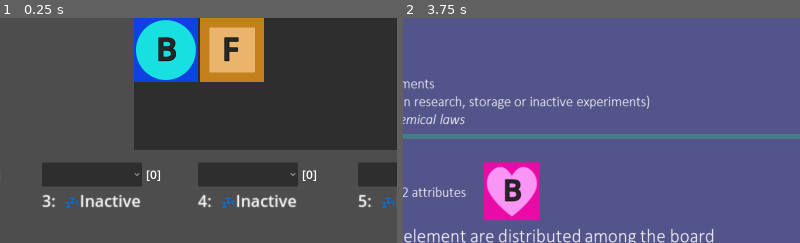
Above: before the commit, frames 1-2 (left to right).
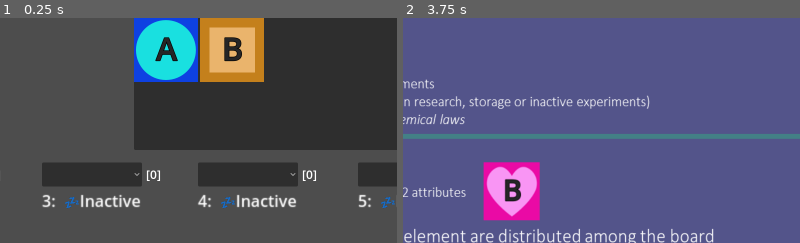
Above: after the commit, the same moments.

Repository: ninjacreeper47/Meriam-s-Trial
Game: Godot game, scene res://Levels/expert_game.tscn
The game is run twice, just before and just after one commit, with the same random seed, the same clock (stepped at 60 frames per second) and the same inputs. This scene is started directly instead of the project's main scene.
Inputs (mouse positions are % of the whole screen's width and height, from its top left):
- Up to frame 1 (0.25 s): no input
- Up to frame 2 (3.75 s): click (9, 35) at 0.52 s; click "B" at 1.25 s; click "B" (after the commit: "A") at 2 s; click (68, 7) at 2.75 s, where only the run before the commit has a clickable "F"; click "HOW TO PLAY" at 3.5 s
The pictures show only the part of the screen within x 38-88%, y 0-50%; the shares and areas given below are measured in that part.

The runs differ from the first frame. In frame 1, 0.5% of the frame differs, in the area x 39-61%, y 8-20%; in frame 2, nothing differs.
Error in both runs: Invalid access to property or key 'essence_goals' on a base object of type 'Node (alchemy.gd)'. (res://ProgressBars.gd:21)

Commit message:
practice experiments part 1

Diff:
--- a/Essence.gd
+++ b/Essence.gd
@@ -1,8 +1,8 @@
 extends TextureButton
 
 #Essense Attributes
-var value = alchemy.value_letters.pick_random()
-var my_type = alchemy.type.pick_random()
+@export_enum("A","B","C","D","E","F" ) var value :String
+@export_enum("Metal","Plant","Star","Water","Friendship") var my_type :String
 
 
 
@@ -34,6 +34,7 @@
 	return randi() % 6 + 1
 
 func _generateIcon():
+
 	var type_iconpath = "res://Assets/%s.svg"
 	type_iconpath = type_iconpath % my_type
 	texture_normal = load(type_iconpath)
--- a/Essence.tscn
+++ b/Essence.tscn
@@ -15,6 +15,8 @@
 scale = Vector2(0.25, 0.25)
 texture_normal = ExtResource("1_als46")
 script = ExtResource("3_4j6pw")
+value = "A"
+my_type = "Plant"
 
 [node name="value_indicator" type="Label" parent="."]
 layout_mode = 0
--- /dev/null
+++ b/Levels/alchemypractice1.tscn
@@ -0,0 +1,146 @@
+[gd_scene load_steps=5 format=3 uid="uid://cedlgc0ig8tpn"]
+
+[ext_resource type="PackedScene" uid="uid://bei423sbo6cig" path="res://storage_container.tscn" id="2_51xqy"]
+[ext_resource type="PackedScene" uid="uid://bq55k435edwi7" path="res://experiment_display.tscn" id="3_d3yfb"]
+[ext_resource type="PackedScene" uid="uid://baom7038jho5x" path="res://Essence.tscn" id="3_w7ruw"]
+[ext_resource type="PackedScene" uid="uid://qut8qjgu8hel" path="res://advance_button.tscn" id="4_o27jm"]
+
+[node name="alchemypractice1" type="Control"]
+layout_mode = 3
+anchors_preset = 15
+anchor_right = 1.0
+anchor_bottom = 1.0
+grow_horizontal = 2
+grow_vertical = 2
+
+[node name="StorageContainer" parent="." instance=ExtResource("2_51xqy")]
+offset_left = 744.0
+offset_top = 512.0
+offset_right = 1008.0
+offset_bottom = 648.0
+metadata/_edit_group_ = true
+
+[node name="StorageBackground" parent="StorageContainer" index="0"]
+offset_right = 1008.0
+offset_bottom = 528.0
+
+[node name="Storage" parent="StorageContainer/StorageBackground" index="0"]
+columns = 5
+capacity = 20
+
+[node name="Essence" parent="StorageContainer/StorageBackground/Storage" index="0" instance=ExtResource("3_w7ruw")]
+layout_mode = 2
+value = "B"
+my_type = "Water"
+
+[node name="Essence2" parent="StorageContainer/StorageBackground/Storage" index="1" instance=ExtResource("3_w7ruw")]
+layout_mode = 2
+value = "B"
+my_type = "Water"
+
+[node name="Essence3" parent="StorageContainer/StorageBackground/Storage" index="2" instance=ExtResource("3_w7ruw")]
+layout_mode = 2
+value = "C"
+my_type = "Star"
+
+[node name="Essence4" parent="StorageContainer/StorageBackground/Storage" index="3" instance=ExtResource("3_w7ruw")]
+layout_mode = 2
+value = "C"
+my_type = "Star"
+
+[node name="Essence5" parent="StorageContainer/StorageBackground/Storage" index="4" instance=ExtResource("3_w7ruw")]
+layout_mode = 2
+value = "D"
+my_type = "Metal"
+
+[node name="Essence6" parent="StorageContainer/StorageBackground/Storage" index="5" instance=ExtResource("3_w7ruw")]
+layout_mode = 2
+value = "D"
+my_type = "Metal"
+
+[node name="Essence7" parent="StorageContainer/StorageBackground/Storage" index="6" instance=ExtResource("3_w7ruw")]
+layout_mode = 2
+value = "E"
+
+[node name="Essence8" parent="StorageContainer/StorageBackground/Storage" index="7" instance=ExtResource("3_w7ruw")]
+layout_mode = 2
+value = "E"
+
+[node name="Essence9" parent="StorageContainer/StorageBackground/Storage" index="8" instance=ExtResource("3_w7ruw")]
+layout_mode = 2
+value = "E"
+
+[node name="ExperimentDisplay" parent="." instance=ExtResource("3_d3yfb")]
+offset_left = 88.0
+offset_top = 224.0
+offset_right = 344.0
+offset_bottom = 832.0
+
+[node name="Experiment1" parent="ExperimentDisplay/ExperimentBackground1" index="0"]
+practice_experiment = true
+
+[node name="Essence" parent="ExperimentDisplay/ExperimentBackground1/Experiment1/column1" index="0" instance=ExtResource("3_w7ruw")]
+layout_mode = 2
+my_type = "Friendship"
+
+[node name="Essence2" parent="ExperimentDisplay/ExperimentBackground1/Experiment1/column2" index="0" instance=ExtResource("3_w7ruw")]
+layout_mode = 2
+value = "B"
+my_type = "Water"
+
+[node name="Essence3" parent="ExperimentDisplay/ExperimentBackground1/Experiment1/column3" index="0" instance=ExtResource("3_w7ruw")]
+layout_mode = 2
+value = "C"
+my_type = "Star"
+
+[node name="SortChoice" parent="ExperimentDisplay" index="2"]
+visible = false
+
+[node name="EssenceCount" parent="ExperimentDisplay" index="3"]
+visible = false
+
+[node name="ExperimentDisplay2" parent="." instance=ExtResource("3_d3yfb")]
+offset_left = 424.0
+offset_top = 224.0
+offset_right = 680.0
+offset_bottom = 832.0
+
+[node name="Experiment1" parent="ExperimentDisplay2/ExperimentBackground1" index="0"]
+practice_experiment = true
+ex_num = 2
+
+[node name="Essence" parent="ExperimentDisplay2/ExperimentBackground1/Experiment1/column1" index="0" instance=ExtResource("3_w7ruw")]
+layout_mode = 2
+my_type = "Friendship"
+
+[node name="Essence2" parent="ExperimentDisplay2/ExperimentBackground1/Experiment1/column2" index="0" instance=ExtResource("3_w7ruw")]
+layout_mode = 2
+my_type = "Friendship"
+
+[node name="Essence3" parent="ExperimentDisplay2/ExperimentBackground1/Experiment1/column3" index="0" instance=ExtResource("3_w7ruw")]
+layout_mode = 2
+value = "D"
+my_type = "Metal"
+
+[node name="ExStatus" parent="ExperimentDisplay2" index="1"]
+text = "2:  💤Inactive "
+status_num = "2"
+
+[node name="SortChoice" parent="ExperimentDisplay2" index="2"]
+visible = false
+
+[node name="EssenceCount" parent="ExperimentDisplay2" index="3"]
+visible = false
+
+[node name="AdvanceButton" parent="." instance=ExtResource("4_o27jm")]
+layout_mode = 0
+offset_left = 848.0
+offset_top = 352.0
+offset_right = 1136.0
+offset_bottom = 448.0
+
+[editable path="StorageContainer"]
+[editable path="ExperimentDisplay"]
+[editable path="ExperimentDisplay/ExperimentBackground1/Experiment1"]
+[editable path="ExperimentDisplay2"]
+[editable path="ExperimentDisplay2/ExperimentBackground1/Experiment1"]
--- a/Levels/main.tscn
+++ b/Levels/main.tscn
@@ -1,18 +1,15 @@
-[gd_scene load_steps=12 format=3 uid="uid://cvya4rcawkcxg"]
+[gd_scene load_steps=11 format=3 uid="uid://cvya4rcawkcxg"]
 
 [ext_resource type="Script" path="res://screenshift.gd" id="1_tdfog"]
 [ext_resource type="PackedScene" uid="uid://xl4jsnrh5oll" path="res://research.tscn" id="2_57rww"]
 [ext_resource type="PackedScene" uid="uid://bq55k435edwi7" path="res://experiment_display.tscn" id="3_wqano"]
-[ext_resource type="Script" path="res://Storage.gd" id="4_ky610"]
+[ext_resource type="PackedScene" uid="uid://bei423sbo6cig" path="res://storage_container.tscn" id="6_d81vx"]
 [ext_resource type="PackedScene" uid="uid://sd0cyqy52ykw" path="res://meta_status.tscn" id="6_qwf21"]
 [ext_resource type="PackedScene" uid="uid://bt0ytr2vo3k77" path="res://ingame_menu.tscn" id="11_cjw6x"]
 [ext_resource type="Script" path="res://TutorialButton.gd" id="13_uul6k"]
 [ext_resource type="Texture2D" uid="uid://bsh0bafsswi66" path="res://Assets/How to Play/Instructions/Slide1.PNG" id="14_nqlfj"]
 [ext_resource type="Script" path="res://howtoplay.gd" id="14_x4fhe"]
 [ext_resource type="PackedScene" uid="uid://he48k77wuxff" path="res://victory_celebration.tscn" id="16_8gp8j"]
-
-[sub_resource type="LabelSettings" id="LabelSettings_tp21d"]
-font_size = 24
 
 [node name="Main" type="Node2D"]
 
@@ -156,32 +153,7 @@
 visible = false
 layout_mode = 2
 
-[node name="StorageContainer" type="Control" parent="Game Screen"]
-layout_mode = 3
-anchors_preset = 0
-offset_left = -216.0
-offset_top = -246.0
-offset_right = 48.0
-offset_bottom = -110.0
-
-[node name="StorageBackground" type="PanelContainer" parent="Game Screen/StorageContainer"]
-layout_mode = 0
-offset_right = 528.0
-offset_bottom = 264.0
-scale = Vector2(0.5, 0.5)
-
-[node name="Storage" type="GridContainer" parent="Game Screen/StorageContainer/StorageBackground"]
-layout_mode = 2
-columns = 4
-script = ExtResource("4_ky610")
-
-[node name="StorageLabel" type="Label" parent="Game Screen/StorageContainer"]
-layout_mode = 0
-offset_left = 64.0
-offset_top = -40.0
-offset_right = 160.0
-text = "Storage"
-label_settings = SubResource("LabelSettings_tp21d")
+[node name="StorageContainer" parent="Game Screen" instance=ExtResource("6_d81vx")]
 
 [node name="TutorialButton" type="Button" parent="Game Screen" node_paths=PackedStringArray("instructions")]
 layout_mode = 0
--- /dev/null
+++ b/advance_button.gd
@@ -0,0 +1,10 @@
+extends Button
+
+
+# Called when the node enters the scene tree for the first time.
+func _ready():
+	visible = false
+# Called every frame. 'delta' is the elapsed time since the previous frame.
+func _process(delta):
+	if alchemy.labatory_stable && alchemy.active_experiments == 2:
+		visible = true
--- /dev/null
+++ b/advance_button.tscn
@@ -0,0 +1,10 @@
+[gd_scene load_steps=2 format=3 uid="uid://qut8qjgu8hel"]
+
+[ext_resource type="Script" path="res://advance_button.gd" id="1_jiq0v"]
+
+[node name="AdvanceButton" type="Button"]
+offset_right = 288.0
+offset_bottom = 80.0
+theme_override_font_sizes/font_size = 64
+text = "NEXT"
+script = ExtResource("1_jiq0v")
--- a/alchemy.gd
+++ b/alchemy.gd
@@ -25,13 +25,7 @@
 
 func _reset():
 	resetting_in_progress = true
-#	active_experiments = 0
-	experiment_nodes = ["storage placeholder"]
-	essence_counts.clear()
-	active_type_counts.clear()
-	labatory_stable = true
-	essence_goal = 0
-	#essence_goals.clear()
+	_clear_game_state()
 	get_tree().unload_current_scene()
 	if (expert_difficulty):
 		get_tree().change_scene_to_file("res://Levels/expert_game.tscn")
@@ -43,7 +37,15 @@
 func _ready():
 	var	my_call = Callable(self,"_on_game_won")
 	game_won.connect(my_call)
+	_clear_game_state()
 
+func _clear_game_state():
+	experiment_nodes = ["storage placeholder"]
+	essence_counts.clear()
+	active_type_counts.clear()
+	labatory_stable = true
+	essence_goal = 0
+	active_experiments = 0
 # Called every frame. 'delta' is the elapsed time since the previous frame.
 func _process(delta):
 	_input_checks()
--- a/experiment.gd
+++ b/experiment.gd
@@ -14,6 +14,7 @@
 var active = false
 var stable = true
 
+@export var practice_experiment = false
 var sorting_style = sort_none
 #make sure the option drop down matches this order oomfie
 enum {sort_none, sort_type,sort_value}
@@ -37,6 +38,12 @@
 		type_counts[i] = 0
 	for i in alchemy.value_letters:
 		value_counts[i] = 0
+	#only relevant if there are statically placed essences in the experiment at the scene level
+	for child in self.get_children():
+		for ess in child.get_children():
+			_add_essence(ess.value,ess.my_type)
+			ess.assigned_experiment = self
+			unsorted_index += 1
 # Called every frame. 'delta' is the elapsed time since the previous frame.
 func _process(delta):
 	pass
@@ -52,6 +59,7 @@
 		active = true
 		alchemy.active_experiments += 1
 	_check_laws()
+
 func _remove_essence(val, type):
 	type_counts[type] -= 1
 	value_counts[val] -= 1
@@ -71,7 +79,10 @@
 	if !active:
 		stable = true
 		return
-	stable =  _check_kudu() && _check_qluix() && alchemy._check_meta()
+	if practice_experiment:
+		stable =  _check_kudu() && _check_qluix()
+	else:
+		stable =  _check_kudu() && _check_qluix() && alchemy._check_meta()
 	if stable:
 		stabilized.emit()
 
--- /dev/null
+++ b/practice_experiment_display.tscn
@@ -0,0 +1,8 @@
+[gd_scene load_steps=2 format=3 uid="uid://dvrtu5qpvhj05"]
+
+[ext_resource type="PackedScene" uid="uid://bq55k435edwi7" path="res://experiment_display.tscn" id="1_aekkp"]
+
+[node name="ExperimentDisplay" instance=ExtResource("1_aekkp")]
+
+[node name="Experiment1" parent="ExperimentBackground1" index="0"]
+practice_experiment = true
--- a/screenshift.gd
+++ b/screenshift.gd
@@ -8,10 +8,6 @@
 
 # Called every frame. 'delta' is the elapsed time since the previous frame.
 func _process(delta):
-	if  Input.is_action_just_pressed("ViewUpcomming")  && position.y > -400:
-		translate(Vector2.UP*100)
-	if Input.is_action_just_pressed("StopLookahead") && position.y < 500 :
-		translate(Vector2.DOWN*100)
 	if Input.is_action_just_pressed("ZoomIn"):
 		zoom += Vector2(0.1,0.1)
 	if Input.is_action_just_pressed("ZoomOut"):
--- /dev/null
+++ b/storage_container.tscn
@@ -0,0 +1,33 @@
+[gd_scene load_steps=3 format=3 uid="uid://bei423sbo6cig"]
+
+[ext_resource type="Script" path="res://Storage.gd" id="1_ju3o0"]
+
+[sub_resource type="LabelSettings" id="LabelSettings_tp21d"]
+font_size = 24
+
+[node name="StorageContainer" type="Control"]
+layout_mode = 3
+anchors_preset = 0
+offset_left = -216.0
+offset_top = -246.0
+offset_right = 48.0
+offset_bottom = -110.0
+
+[node name="StorageBackground" type="PanelContainer" parent="."]
+layout_mode = 0
+offset_right = 528.0
+offset_bottom = 264.0
+scale = Vector2(0.5, 0.5)
+
+[node name="Storage" type="GridContainer" parent="StorageBackground"]
+layout_mode = 2
+columns = 4
+script = ExtResource("1_ju3o0")
+
+[node name="StorageLabel" type="Label" parent="."]
+layout_mode = 0
+offset_left = 64.0
+offset_top = -40.0
+offset_right = 160.0
+text = "Storage"
+label_settings = SubResource("LabelSettings_tp21d")
--- a/upcoming_essence.gd
+++ b/upcoming_essence.gd
@@ -41,6 +41,7 @@
 			instance.my_col = i
 			instance.in_upcoming = true
 			instance._set_type(bag.pop_back())
+			instance._set_value(alchemy.value_letters.pick_random())
 			var my_call = Callable(self, "_on_next_requested")
 			instance.taken_from_tableau.connect(my_call)
 
@@ -53,6 +54,7 @@
 		var instance = essence.instantiate()
 		storage_ref.add_child(instance)
 		instance._set_type(bag.pop_back())
+		instance._set_value(alchemy.value_letters.pick_random())
 	alchemy.resetting_in_progress = false
 	alchemy.game_playing = true
 # Called every frame. 'delta' is the elapsed time since the previous frame.
Not shown, changed: Assets/Credits.txt
Not shown, changed: Assets/How to Play/Instructions.pptx
